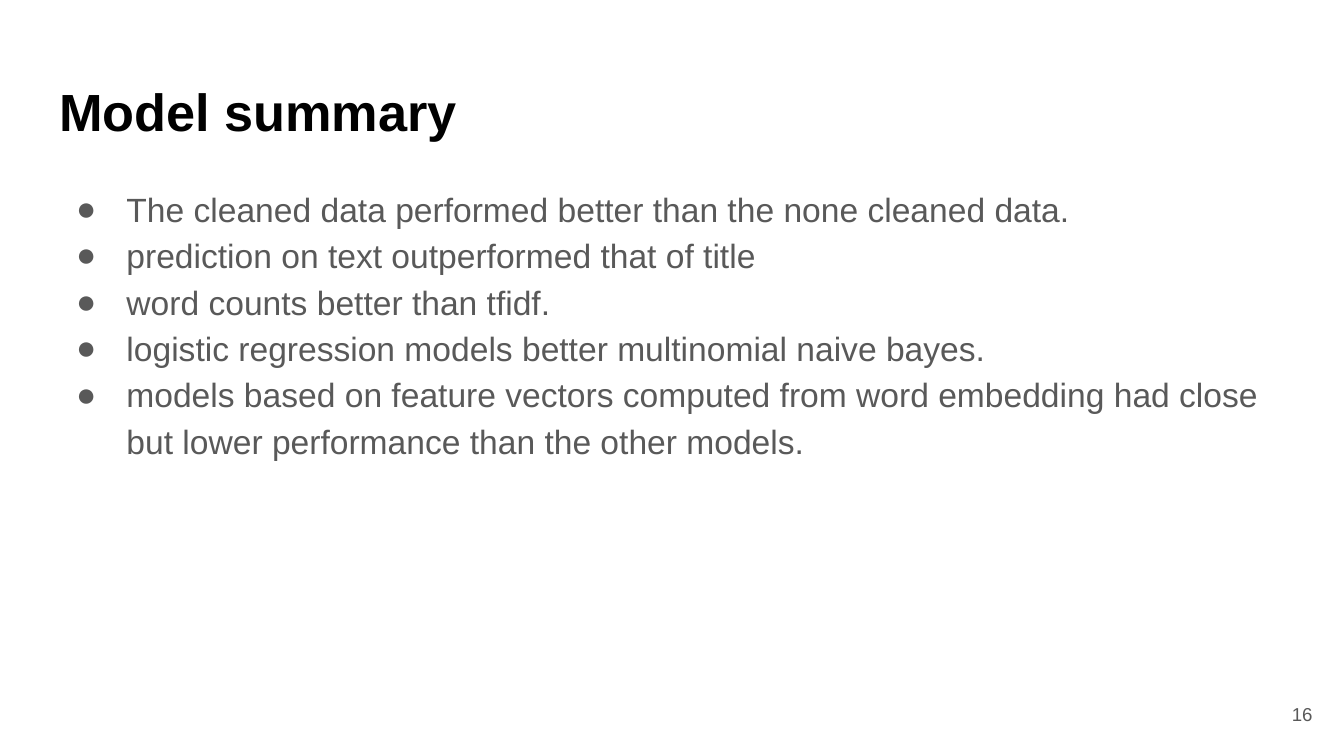
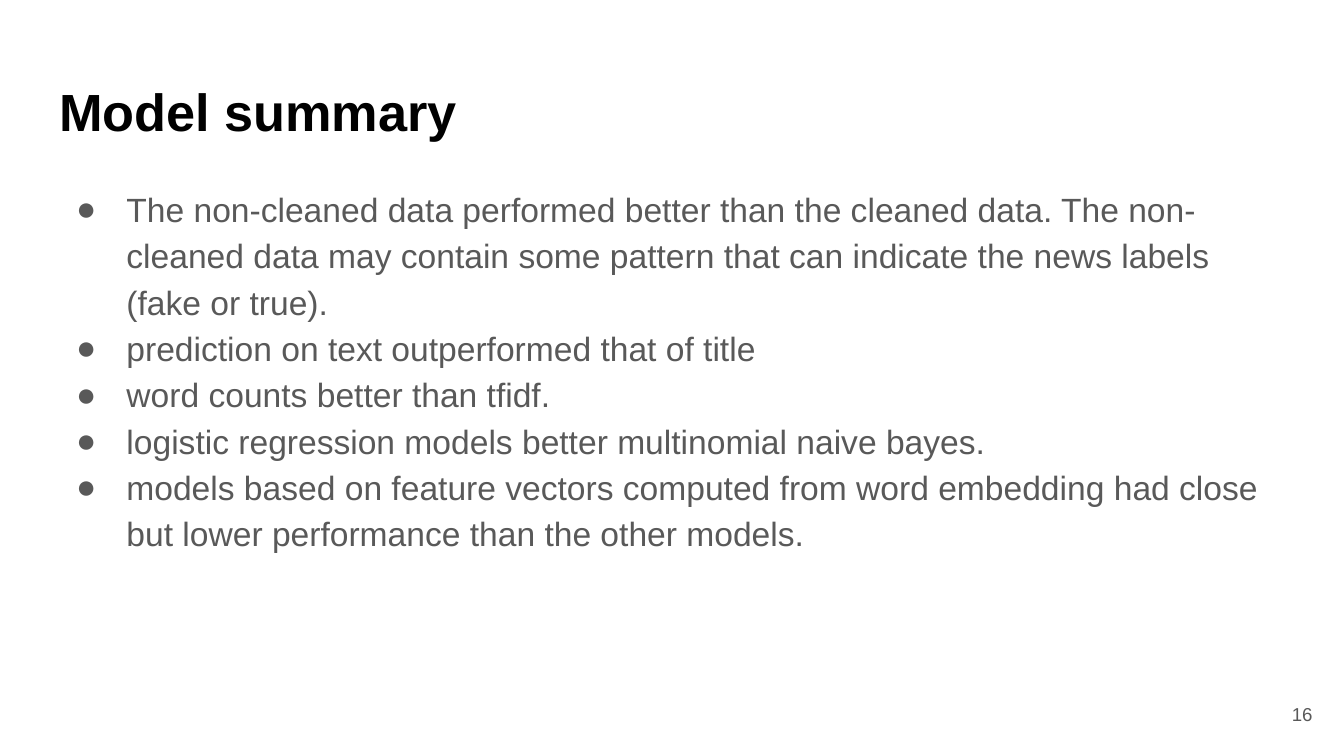
Before and after one commit to mgayalew/SpringBoard, a slide deck: slide 16 of Capstone project_2/Capstone project-2 final presentation.pptx. Drawn at 1344x756 pixels with LibreOffice and Linux fonts; fonts in the diff are those of the drawing. Boxes give left, top, right and bottom in pixels: in the first picture for what was removed or moved away, otherwise in the second. Text is boxed around its words. In the diff, an @@ line names an element or a change of style, - is before the commit and + after.

```diff
--- a/Capstone project_2/Capstone project-2 final presentation.pptx
+++ b/Capstone project_2/Capstone project-2 final presentation.pptx
@@ text at <box>126,197,1209,321</box>: text changed @@
-● The cleaned data performed better than the none cleaned data.
+● The non-cleaned data performed better than the cleaned data. The non- cleaned data may contain some pattern that can indicate the news labels (fake or true).
```
Also in this commit, not shown: 7 other slides changed, 1 slide added.
